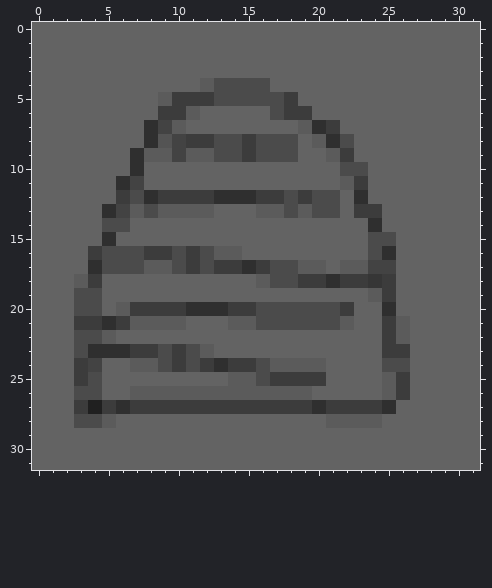
Two versions of one pixel-art sprite, raw_assets/door_closed.png. The picture above was drawn from the file before the commit.
The file is 32x32 pixels. Colours within 5 levels of each other are drawn and written as one.
The result:
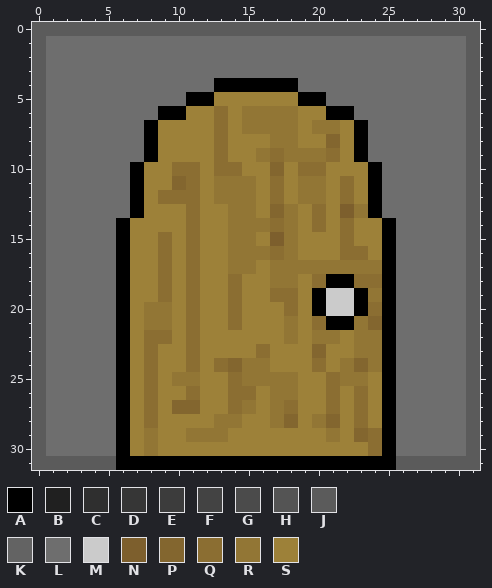
Palette (. is transparent): A #000000  B #202020  C #2f2f2f  D #363636  E #3c3c3c  F #434343  G #4b4b4b  H #545454  J #5b5b5b  K #636363  L #6e6e6e  M #cbcbcb  N #7d5f2d  P #83662f  Q #8b6e32  R #927635  S #9d8139
The edit:
Changed rows in their new state; - is an unchanged pixel.
first column x 0:
 0 JJJJJJJJJJJJJJJJJJJJJJJJJJJJJJJJ
 1 JLLLLLLLLLLLLLLLLLLLLLLLLLLLLLLJ
 2 JLLLLLLLLLLLLLLLLLLLLLLLLLLLLLLJ
 3 JLLLLLLLLLLLLLLLLLLLLLLLLLLLLLLJ
 4 JLLLLLLLLLLLLAAAAAALLLLLLLLLLLLJ
 5 JLLLLLLLLLLAASSSSSSAALLLLLLLLLLJ
 6 JLLLLLLLLAASSQSRRRRSSAALLLLLLLLJ
 7 JLLLLLLLASSSSQSRRRRSRRSALLLLLLLJ
 8 JLLLLLLLASSSSQSSSRRSSPSALLLLLLLJ
 9 JLLLLLLLASSSSQSSRQRRRQSALLLLLLLJ
10 JLLLLLLASSQQSQQSSPSQQSSSALLLLLLJ
11 JLLLLLLASSPQSRRRSQSRRSQSALLLLLLJ
12 JLLLLLLASQQQSRRRSQSRRSQSALLLLLLJ
13 JLLLLLLASSSQSSRRSPRSQSNRALLLLLLJ
14 JLLLLLASSSSQSSRRRQRSQSQSSALLLLLJ
15 JLLLLLASSQSQSSRRSNRSSSQSSALLLLLJ
16 JLLLLLASSQSQSSRRRQRSSSQQSALLLLLJ
17 JLLLLLASSQSQSSRRSRRRRRRRRALLLLLJ
18 JLLLLLASSQSQSSQSSRRSQAAQQALLLLLJ
19 JLLLLLASSQSQSSQSSQQSAMMARALLLLLJ
20 JLLLLLASRRSQSSQSSSQSAMMAQALLLLLJ
21 JLLLLLASRRSQSSQSSSRSQAARPALLLLLJ
22 JLLLLLASQQSQSSSSSSRSRRSRRALLLLLJ
23 JLLLLLASQSSQSSSSQSSSPSSRRALLLLLJ
24 JLLLLLASQSSQSQPRRSSSQSRPRALLLLLJ
25 JLLLLLASQSRRSSQRRRRSSQRRSALLLLLJ
26 JLLLLLASQSSQSSQQSRRSSQSQSALLLLLJ
27 JLLLLLASQSPPSSQRSRQSSQSQSALLLLLJ
28 JLLLLLASQSSSSRRSSRPSRPSQSALLLLLJ
29 JLLLLLASRSSRRRSSSSSSSRSPQALLLLLJ
30 JLLLLLASRSSSSSSSSSSSSSSSQALLLLLJ
31 JJJJJJAAAAAAAAAAAAAAAAAAAAJJJJJJ
Where, in picture pixels (left, top, right, bottom), the same in both pictures:
changed: (32, 22, 480, 470)
